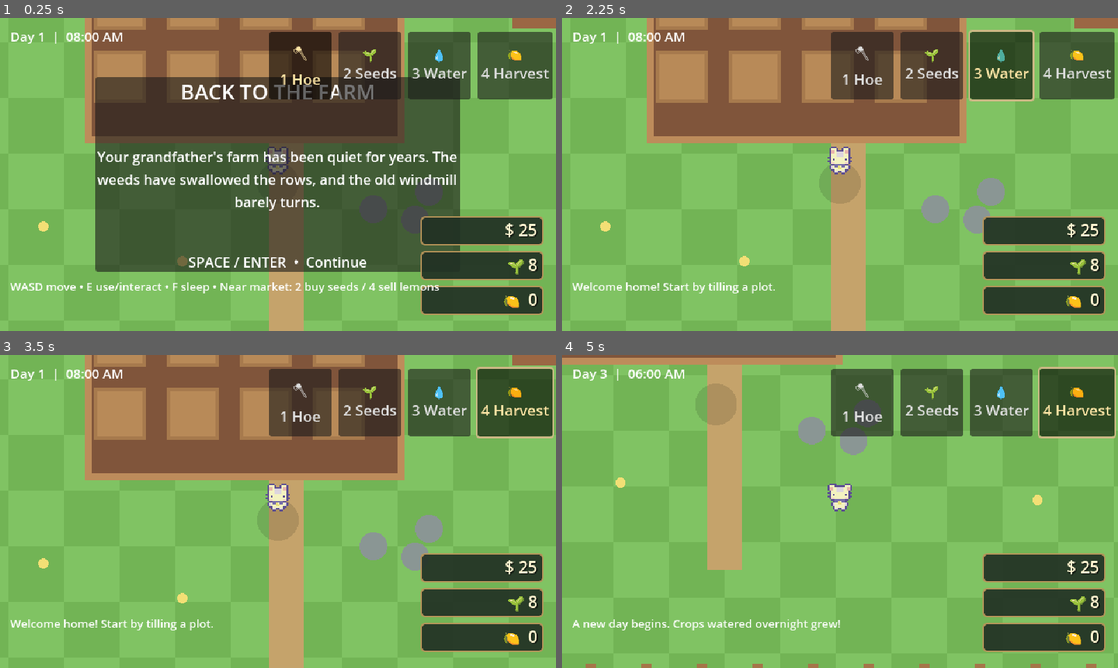
Above: before the commit, frames 1-4 (two rows, left to right).
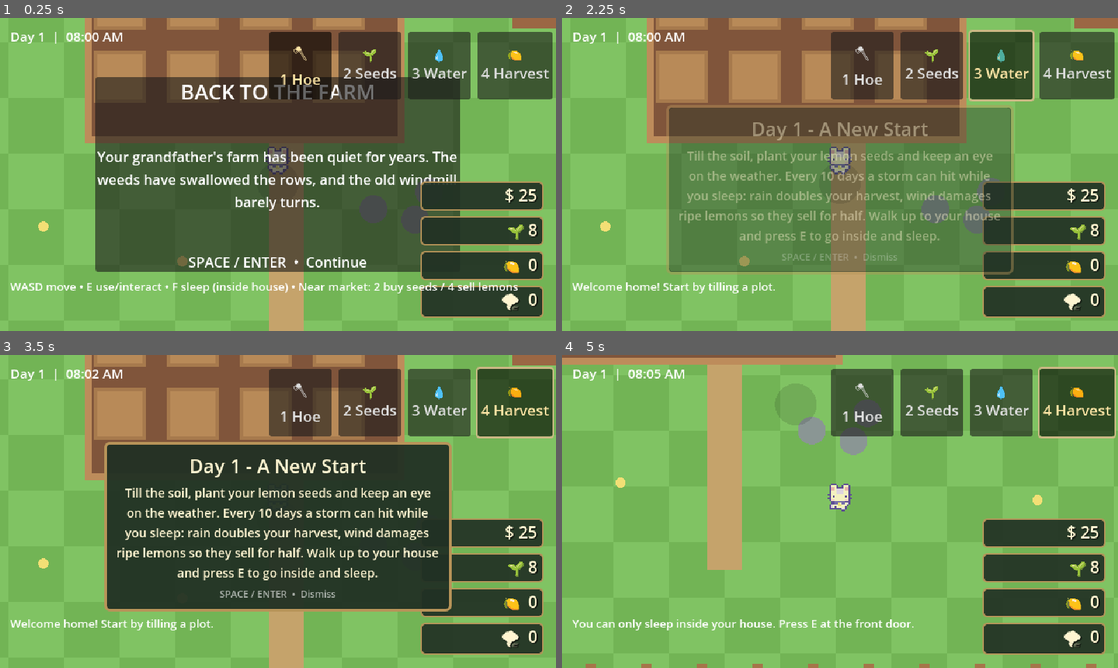
Above: after the commit, the same moments.

Repository: Kermito-dev/BacktoFarming
Game: Godot game, scene res://Scenes/farm/main.tscn
The game is run twice, just before and just after one commit, with the same random seed, the same clock (stepped at 60 frames per second) and the same inputs.
Inputs (mouse positions are in pixels of both pictures, inside the frame that each line leads up to):
- Up to frame 1 (0.25 s): no input
- Up to frame 2 (2.25 s): click "🪓 1 Hoe" at 0.5 s; click "🌱 2 Seeds" at 1.25 s; click "💧 3 Water" at 2 s
- Up to frame 3 (3.5 s): click "🍋 4 Harvest" at 2.75 s
- Up to frame 4 (5 s): tap Enter (ui_accept) at 3.5, 3.77, 4.07, 4.52, 4.55, 4.82 s; move the mouse to (962, 495) at 3.52 s; hold D (walk right) 3.53-4.28 s; hold E (interact) 3.53-4.28 s; click (962, 495) at 3.67 s; tap F (sleep) at 3.8, 4.35 s; move the mouse to (728, 527) at 4.27 s; hold Down (walk down) from 4.28 s (still down); click (728, 527) at 4.42 s

The runs differ from the first frame. In frame 1, 3.5% of the frame differs, in the area x 38-98%, y 52-96%; in frame 2, 34%; in frame 3, 35%, in the area x 16-98%, y 4-96%; in frame 4, 3.8%.

Commit message:
commit

Diff:
--- a/Scenes/characters/playerA/player.tscn
+++ b/Scenes/characters/playerA/player.tscn
@@ -307,8 +307,8 @@
 "texture": SubResource("AtlasTexture_w5o7d")
 }],
 "loop": true,
-"name": &"walk back",
-"speed": 3.0
+"name": &"walk_back",
+"speed": 8.0
 }, {
 "frames": [{
 "duration": 1.0,
@@ -318,8 +318,8 @@
 "texture": SubResource("AtlasTexture_o351n")
 }],
 "loop": true,
-"name": &"walk front",
-"speed": 3.0
+"name": &"walk_front",
+"speed": 8.0
 }, {
 "frames": [{
 "duration": 1.0,
@@ -329,8 +329,8 @@
 "texture": SubResource("AtlasTexture_ghiby")
 }],
 "loop": true,
-"name": &"walk left",
-"speed": 3.0
+"name": &"walk_left",
+"speed": 8.0
 }, {
 "frames": [{
 "duration": 1.0,
@@ -340,8 +340,8 @@
 "texture": SubResource("AtlasTexture_kg67a")
 }],
 "loop": true,
-"name": &"walk right",
-"speed": 3.0
+"name": &"walk_right",
+"speed": 8.0
 }, {
 "frames": [{
 "duration": 1.0,
--- a/Scripts/farm_game.gd
+++ b/Scripts/farm_game.gd
@@ -4,9 +4,24 @@
 const TILE := 32
 const FARM_COLS := 4
 const FARM_ROWS := 3
+const DISASTER_INTERVAL := 10      # a storm can hit every 10th day
+const LEMON_PRICE := 15
+const CLOCK_SPEED := 2.0           # game minutes per real second
+# House (outside): solid building, door is at the bottom centre
+const HOUSE_DOOR := Vector2(143, 146)
+const HOUSE_EXIT_POS := Vector2(143, 174)
+# House (inside)
+const INTERIOR_SPAWN := Vector2(320, 275)
+const BED_POS := Vector2(410, 240)
+const BED_WAKE := Vector2(396, 252)
+const INTERIOR_DOOR := Vector2(320, 316)
 
 var player: CharacterBody2D
 var camera: Camera2D
+var dig_sound := AudioStreamPlayer.new()
+var harvest_sound := AudioStreamPlayer.new()
+var water_sound := AudioStreamPlayer.new()
+var ambient_sound := AudioStreamPlayer.new()
 var crops := {}
 var tilled := {}
 var day := 1
@@ -14,7 +29,19 @@
 var day_seconds := 0.0
 var clock_accumulator := 0.0
 var selected_tool := "Hoe"
-var inventory := {"Seeds": 8, "Lemons": 0, "Coins": 25}
+var inventory := {"Seeds": 8, "Lemons": 0, "Damaged": 0, "Coins": 25}
+var inside := false
+var transitioning := false
+var rain_today := false
+var banner_timer := 0.0
+var banner_panel: PanelContainer
+var banner_title: Label
+var banner_body: Label
+var fade_rect: ColorRect
+var damaged_label: Label
+var pending_banner_title := ""
+var pending_banner_body := ""
+var pending_banner_color := Color(0.72, 0.58, 0.35)
 var intro_step := 0
 var intro_active := true
 var message := ""
@@ -39,6 +66,20 @@
 ]
 
 func _ready() -> void:
+	dig_sound.stream = load("res://Audio/dig.mp3")
+	harvest_sound.stream = load("res://Audio/harvest.mp3")
+	water_sound.stream = load("res://Audio/wateringcan.mp3")
+	add_child(dig_sound)
+	add_child(harvest_sound)
+	add_child(water_sound)
+	# Background nature noise: loops forever, starts immediately.
+	var ambient := load("res://Audio/nature_ambient.mp3") as AudioStreamMP3
+	if ambient:
+		ambient.loop = true
+		ambient_sound.stream = ambient
+		ambient_sound.volume_db = -8.0
+		add_child(ambient_sound)
+		ambient_sound.play()
 	_build_world()
 	_build_ui()
 	_show_intro()
@@ -58,6 +99,15 @@
 	player.add_child(camera)
 	camera.position = Vector2.ZERO
 	camera.enabled = true
+	# Make the house solid so you have to use the door.
+	var house_body := StaticBody2D.new()
+	var house_shape := CollisionShape2D.new()
+	var house_rect := RectangleShape2D.new()
+	house_rect.size = Vector2(157, 98)
+	house_shape.shape = house_rect
+	house_shape.position = Vector2(142.5, 101)
+	house_body.add_child(house_shape)
+	add_child(house_body)
 
 func _build_ui() -> void:
 	canvas = CanvasLayer.new()
@@ -100,6 +150,8 @@
 	root.add_child(hud_label)
 	_build_hotbar(root)
 	_build_inventory_corner(root)
+	_build_banner(root)
+	_build_fade()
 	hint_label = Label.new()
 	hint_label.position = Vector2(12, 300)
 	hint_label.add_theme_font_size_override("font_size", 13)
@@ -107,6 +159,7 @@
 	_update_ui()
 
 func _show_intro() -> void:
+	player.call("set_frozen", true)
 	panel.visible = true
 	_update_story()
 
@@ -122,8 +175,16 @@
 				panel.visible = false
 				message = "Welcome home! Start by tilling a plot."
 				message_timer = 4.0
+				player.call("set_frozen", false)
+				_show_banner("Day 1 - A New Start", "Till the soil, plant your lemon seeds and keep an eye on the weather. Every %d days a storm can hit while you sleep: rain doubles your harvest, wind damages ripe lemons so they sell for half. Walk up to your house and press E to go inside and sleep." % DISASTER_INTERVAL, Color(0.72, 0.58, 0.35))
 			else:
 				_update_story()
+		return
+	if transitioning:
+		return
+	if banner_panel.visible and event.is_action_pressed("ui_accept"):
+		banner_panel.visible = false
+		banner_timer = 0.0
 		return
 	if event.is_action_pressed("tool_hoe"):
 		selected_tool = "Hoe"
@@ -136,16 +197,27 @@
 	elif event.is_action_pressed("interact"):
 		_use_tool()
 	elif event.is_action_pressed("sleep"):
-		_sleep()
+		_try_sleep()
 	_update_ui()
 
 func _process(delta: float) -> void:
 	if intro_active:
 		return
-	day_seconds += delta
-	time_minutes += int(delta * 2.0)
-	if time_minutes >= 24 * 60:
-		_sleep()
+	if not transitioning:
+		day_seconds += delta
+		clock_accumulator += delta * CLOCK_SPEED
+		var whole := int(clock_accumulator)
+		if whole > 0:
+			time_minutes += whole
+			clock_accumulator -= whole
+		if time_minutes >= 24 * 60:
+			_begin_sleep(true)   # collapse at midnight
+	if inside and not transitioning:
+		player.position = player.position.clamp(Vector2(188, 214), Vector2(452, 318))
+	if banner_timer > 0.0:
+		banner_timer -= delta
+		if banner_timer <= 0.0:
+			banner_panel.visible = false
 	crop_timer += delta
 	if crop_timer >= 1.0:
 		crop_timer = 0
@@ -153,12 +225,19 @@
 			if crops[key]["watered"] and crops[key]["stage"] < 3:
 				crops[key]["stage"] += 1
 				crops[key]["watered"] = false
+		queue_redraw()
 		_update_ui()
 	if message_timer > 0:
 		message_timer -= delta
 	_update_ui()
 
 func _use_tool() -> void:
+	if inside:
+		_use_inside()
+		return
+	if _near_house_door():
+		_transition(_enter_house, 0.25)
+		return
 	if _near_market():
 		_handle_market()
 		_update_ui()
@@ -173,6 +252,7 @@
 				_show_message("A crop is growing here!")
 			else:
 				tilled[key] = true
+				dig_sound.play()
 				_show_message("Soil tilled. Switch to Seeds to plant.")
 		"Seeds":
 			if not tilled.has(key):
@@ -182,20 +262,33 @@
 			elif inventory["Seeds"] <= 0:
 				_show_message("Out of lemon seeds! Buy more at the market.")
 			else:
-				crops[key] = {"stage": 0, "watered": false}
+				crops[key] = {"stage": 0, "watered": false, "damaged": false}
 				inventory["Seeds"] -= 1
 				_show_message("Lemon seed planted. Water it!")
 		"Water":
 			if crops.has(key) and crops[key]["stage"] < 3:
 				crops[key]["watered"] = true
+				water_sound.play()
 				_show_message("Watered! It will grow with time.")
 			else:
 				_show_message("Plant a seed first.")
 		"Harvest":
 			if crops.has(key) and crops[key]["stage"] >= 3:
+				var was_damaged: bool = crops[key].get("damaged", false)
+				var amount := 2 if rain_today else 1
 				crops.erase(key)
-				inventory["Lemons"] += 1
-				_show_message("Harvested a lemon! Sell it at the market.")
+				tilled.erase(key)  # harvested square goes back to untilled dirt
+				if was_damaged:
+					inventory["Damaged"] += amount
+				else:
+					inventory["Lemons"] += amount
+				harvest_sound.play()
+				var text := "Harvested %d lemon%s!" % [amount, "s" if amount > 1 else ""]
+				if rain_today:
+					text += " (Rain bonus x2)"
+				if was_damaged:
+					text += " Wind-damaged: sells for half."
+				_show_message(text + " Re-till the soil to plant again.")
 			else:
 				_show_message("This crop isn't ready yet.")
 	_update_ui()
@@ -214,15 +307,61 @@
 				best = key
 	return best if best_dist < 46 else ""
 
-func _sleep() -> void:
+func _sleep(passed_out := false) -> void:
 	day += 1
 	time_minutes = 6 * 60
+	clock_accumulator = 0.0
 	day_seconds = 0
+	rain_today = false
+	# Every DISASTER_INTERVAL days a storm hits in the night: rain or wind.
+	var event := ""
+	if day % DISASTER_INTERVAL == 0:
+		event = "rain" if randi() % 2 == 0 else "wind"
+	if event == "rain":
+		for key in crops.keys():
+			if crops[key]["stage"] < 3:
+				crops[key]["watered"] = true
+		rain_today = true
+	var grew := 0
 	for key in crops.keys():
 		if crops[key]["watered"] and crops[key]["stage"] < 3:
 			crops[key]["stage"] += 1
+			grew += 1
 		crops[key]["watered"] = false
-	_show_message("A new day begins. Crops watered overnight grew!")
+	var hurt := 0
+	if event == "wind":
+		for key in crops.keys():
+			if crops[key]["stage"] >= 3 and not crops[key].get("damaged", false):
+				crops[key]["damaged"] = true
+				hurt += 1
+	# Build the morning banner
+	var title := "Day %d" % day
+	var body := ""
+	var color := Color(0.72, 0.58, 0.35)
+	if passed_out:
+		body += "You collapsed from exhaustion at midnight and woke up in bed. "
+	match event:
+		"rain":
+			title = "Day %d - Heavy Rain!" % day
+			color = Color(0.35, 0.65, 0.9)
+			body += "A storm rolled in while you slept and watered every crop. All lemon harvests are DOUBLED today!"
+		"wind":
+			title = "Day %d - Fierce Wind!" % day
+			color = Color(0.75, 0.38, 0.33)
+			if hurt > 0:
+				body += "Strong winds battered the farm in the night. %d ripe lemon plot%s damaged - those lemons will only sell for half price." % [hurt, "s were" if hurt > 1 else " was"]
+			else:
+				body += "Strong winds howled through the night, but luckily no ripe lemons were on the vines."
+		_:
+			body += "A calm, quiet night."
+	if grew > 0:
+		body += " %d crop%s grew overnight." % [grew, "s" if grew > 1 else ""]
+	elif crops.size() > 0 and event == "":
+		body += " Nothing grew - remember to water your crops before bed."
+	pending_banner_title = title
+	pending_banner_body = body.strip_edges()
+	pending_banner_color = color
+	queue_redraw()
 
 func _show_message(text: String) -> void:
 	message = text
@@ -238,16 +377,26 @@
 	if display_hour == 0:
 		display_hour = 12
 	hud_label.text = "Day %d  |  %02d:%02d %s" % [day, display_hour, mins, suffix]
+	if rain_today:
+		hud_label.text += "  |  RAIN: harvest x2"
 	money_label.text = "$ %d" % inventory["Coins"]
 	seeds_label.text = "🌱 %d" % inventory["Seeds"]
 	lemons_label.text = "🍋  %d" % inventory["Lemons"]
+	damaged_label.text = "🌪  %d" % inventory["Damaged"]
 	for i in range(hotbar_buttons.size()):
 		hotbar_buttons[i].button_pressed = (i == _selected_tool_index())
 		hotbar_buttons[i].modulate = Color(1.0, 0.9, 0.65) if i == _selected_tool_index() else Color.WHITE
-	var default_hint := "WASD move • E use/interact • F sleep • Near market: 2 buy seeds / 4 sell lemons"
+	var default_hint := "WASD move • E use/interact • F sleep (inside house) • Near market: 2 buy seeds / 4 sell lemons"
+	if inside:
+		default_hint = "E at the bed or F: sleep  •  E at the door: leave the house"
+	elif is_instance_valid(player) and _near_house_door():
+		default_hint = "E: enter your house"
 	hint_label.text = message if message_timer > 0 else default_hint
 
 func _draw() -> void:
+	if inside:
+		_draw_interior()
+		return
 	# Warm, cozy farm ground with pixel-art-like patches and paths.
 	draw_rect(Rect2(0, 0, 640, 480), Color("#76b85b"))
 	for y in range(0, 480, 32):
@@ -281,10 +430,13 @@
 				var center := r.position + r.size / 2
 				if stage >= 3:
 					# Ripe lemons: bright yellow fruit and small leaves.
-					draw_circle(center + Vector2(-5, 1), 8, Color("#f5d83f"))
-					draw_circle(center + Vector2(6, -4), 7, Color("#f5d83f"))
-					draw_circle(center + Vector2(-7, -2), 3, Color("#ffe978"))
-					draw_circle(center + Vector2(4, -6), 3, Color("#ffe978"))
+					var hurt_lemons: bool = crops[key].get("damaged", false)
+					var lemon_col := Color("#a38f3a") if hurt_lemons else Color("#f5d83f")
+					var shine_col := Color("#bfae62") if hurt_lemons else Color("#ffe978")
+					draw_circle(center + Vector2(-5, 1), 8, lemon_col)
+					draw_circle(center + Vector2(6, -4), 7, lemon_col)
+					draw_circle(center + Vector2(-7, -2), 3, shine_col)
+					draw_circle(center + Vector2(4, -6), 3, shine_col)
 					draw_line(center + Vector2(0, -8), center + Vector2(5, -13), Color("#3f7735"), 3)
 				else:
 					draw_circle(center + Vector2(-5, 1), 5 + stage * 2, c)
@@ -353,7 +505,7 @@
 	stack.anchor_top = 1.0
 	stack.anchor_bottom = 1.0
 	stack.offset_left = -156
-	stack.offset_top = -132
+	stack.offset_top = -172
 	stack.offset_right = -14
 	stack.offset_bottom = -14
 	stack.add_theme_constant_override("separation", 6)
@@ -361,7 +513,8 @@
 	money_label = _inventory_label("$  0")
 	seeds_label = _inventory_label("🌱  0")
 	lemons_label = _inventory_label("🍋  0")
-	for label in [money_label, seeds_label, lemons_label]:
+	damaged_label = _inventory_label("🌪  0")
+	for label in [money_label, seeds_label, lemons_label, damaged_label]:
 		label.horizontal_alignment = HORIZONTAL_ALIGNMENT_RIGHT
 		label.custom_minimum_size = Vector2(128, 30)
 		label.add_theme_font_size_override("font_size", 19)
@@ -415,13 +568,191 @@
 		else:
 			_show_message("Seeds cost $10 for 5. Not enough money!")
 	elif selected_tool == "Harvest":
-		if inventory["Lemons"] > 0:
-			var quantity: int = inventory["Lemons"]
-			var earnings: int = quantity * 15
+		var normal: int = inventory["Lemons"]
+		var damaged: int = inventory["Damaged"]
+		if normal + damaged > 0:
+			var earnings := int(round(normal * LEMON_PRICE + damaged * LEMON_PRICE * 0.5))
 			inventory["Lemons"] = 0
+			inventory["Damaged"] = 0
 			inventory["Coins"] += earnings
-			_show_message("Sold %d lemons for $%d!" % [quantity, earnings])
+			var sold := "Sold %d lemons for $%d!" % [normal + damaged, earnings]
+			if damaged > 0:
+				sold += " (%d wind-damaged at half price)" % damaged
+			_show_message(sold)
 		else:
 			_show_message("No lemons to sell. Harvest ripe lemon crops first.")
 	else:
 		_show_message("Market: 2 buys seeds ($10 for 5), 4 sells lemons ($15 each).")
+
+
+# ---------------------------------------------------------------- house & sleep
+
+func _near_house_door() -> bool:
+	return player.position.distance_to(HOUSE_DOOR) < 40
+
+func _use_inside() -> void:
+	if player.position.distance_to(BED_POS) < 55:
+		_begin_sleep(false)
+	elif player.position.distance_to(INTERIOR_DOOR) < 36:
+		_transition(_exit_house, 0.25)
+	else:
+		_show_message("E at the bed to sleep, or at the door to leave.")
+
+func _try_sleep() -> void:
+	if not inside:
+		_show_message("You can only sleep inside your house. Press E at the front door.")
+	else:
+		_begin_sleep(false)
+
+func _set_camera_limits(in_house: bool) -> void:
+	if in_house:
+		camera.limit_left = 160
+		camera.limit_top = 140
+		camera.limit_right = 480
+		camera.limit_bottom = 340
+	else:
+		camera.limit_left = 0
+		camera.limit_top = 0
+		camera.limit_right = 640
+		camera.limit_bottom = 480
+
+func _enter_house() -> void:
+	inside = true
+	player.position = INTERIOR_SPAWN
+	_set_camera_limits(true)
+	queue_redraw()
+
+func _exit_house() -> void:
+	inside = false
+	player.position = HOUSE_EXIT_POS
+	_set_camera_limits(false)
+	queue_redraw()
+
+func _begin_sleep(passed_out: bool) -> void:
+	_transition(_do_sleep.bind(passed_out), 0.8, 1.2, _show_pending_banner)
+
+func _do_sleep(passed_out: bool) -> void:
+	if not inside:
+		inside = true
+		_set_camera_limits(true)
+	player.position = BED_WAKE
+	_sleep(passed_out)
+
+func _show_pending_banner() -> void:
+	_show_banner(pending_banner_title, pending_banner_body, pending_banner_color)
+
+# Fade to black, run `mid` while the screen is dark, fade back in, then run `after`.
+func _transition(mid: Callable, fade_time := 0.3, hold := 0.0, after := Callable()) -> void:
+	if transitioning:
+		return
+	transitioning = true
+	player.call("set_frozen", true)
+	var tw := create_tween()
+	tw.tween_property(fade_rect, "color:a", 1.0, fade_time)
+	tw.tween_callback(mid)
+	if hold > 0.0:
+		tw.tween_interval(hold)
+	tw.tween_property(fade_rect, "color:a", 0.0, fade_time)
+	tw.tween_callback(_end_transition.bind(after))
+
+func _end_transition(after: Callable) -> void:
+	transitioning = false
+	if not intro_active:
+		player.call("set_frozen", false)
+	if after.is_valid():
+		after.call()
+
+func _build_fade() -> void:
+	var fade_layer := CanvasLayer.new()
+	fade_layer.layer = 20
+	add_child(fade_layer)
+	fade_rect = ColorRect.new()
+	fade_rect.color = Color(0, 0, 0, 0)
+	fade_rect.mouse_filter = Control.MOUSE_FILTER_IGNORE
+	fade_rect.set_anchors_and_offsets_preset(Control.PRESET_FULL_RECT)
+	fade_layer.add_child(fade_rect)
+
+func _build_banner(root: Control) -> void:
+	banner_panel = PanelContainer.new()
+	banner_panel.visible = false
+	banner_panel.mouse_filter = Control.MOUSE_FILTER_IGNORE
+	banner_panel.anchor_left = 0.5
+	banner_panel.anchor_right = 0.5
+	banner_panel.anchor_top = 0.0
+	banner_panel.anchor_bottom = 0.0
+	banner_panel.offset_left = -200
+	banner_panel.offset_right = 200
+	banner_panel.offset_top = 100
+	banner_panel.offset_bottom = 100
+	banner_panel.grow_vertical = Control.GROW_DIRECTION_END
+	root.add_child(banner_panel)
+	var box := VBoxContainer.new()
+	box.add_theme_constant_override("separation", 6)
+	banner_panel.add_child(box)
+	banner_title = Label.new()
+	banner_title.horizontal_alignment = HORIZONTAL_ALIGNMENT_CENTER
+	banner_title.add_theme_font_size_override("font_size", 22)
+	banner_title.add_theme_color_override("font_color", Color(1.0, 0.96, 0.82))
+	box.add_child(banner_title)
+	banner_body = Label.new()
+	banner_body.autowrap_mode = TextServer.AUTOWRAP_WORD
+	banner_body.horizontal_alignment = HORIZONTAL_ALIGNMENT_CENTER
+	banner_body.custom_minimum_size = Vector2(370, 0)
+	banner_body.add_theme_font_size_override("font_size", 14)
+	banner_body.add_theme_color_override("font_color", Color(1.0, 0.96, 0.82))
+	box.add_child(banner_body)
+	var hint := Label.new()
+	hint.text = "SPACE / ENTER  •  Dismiss"
+	hint.horizontal_alignment = HORIZONTAL_ALIGNMENT_CENTER
+	hint.add_theme_font_size_override("font_size", 11)
+	hint.modulate = Color(1, 1, 1, 0.6)
+	box.add_child(hint)
+
+func _show_banner(title: String, body: String, accent: Color) -> void:
+	banner_title.text = title
+	banner_body.text = body
+	var style := StyleBoxFlat.new()
+	style.bg_color = Color(0.13, 0.19, 0.14, 0.95)
+	style.border_color = accent
+	style.set_border_width_all(3)
+	style.set_corner_radius_all(6)
+	style.set_content_margin_all(12)
+	banner_panel.add_theme_stylebox_override("panel", style)
+	banner_panel.modulate.a = 0.0
+	banner_panel.visible = true
+	create_tween().tween_property(banner_panel, "modulate:a", 1.0, 0.5)
+	banner_timer = 10.0
+
+func _draw_interior() -> void:
+	draw_rect(Rect2(0, 0, 640, 480), Color("#2b1d14"))
+	# walls + frame
+	draw_rect(Rect2(164, 134, 312, 202), Color("#8e6a46"))
+	draw_rect(Rect2(170, 140, 300, 62), Color("#e0cba2"))
+	draw_rect(Rect2(170, 196, 300, 6), Color("#8e6a46"))
+	# wooden floor
+	draw_rect(Rect2(170, 202, 300, 128), Color("#b07a4a"))
+	for y in range(218, 330, 16):
+		draw_line(Vector2(170, y), Vector2(470, y), Color("#9a6a3e"), 1.0)
+	# window
+	draw_rect(Rect2(226, 150, 48, 36), Color("#6b4a2f"))
+	draw_rect(Rect2(230, 154, 40, 28), Color("#9fd3e6"))
+	draw_line(Vector2(250, 154), Vector2(250, 182), Color("#6b4a2f"), 2.0)
+	draw_line(Vector2(230, 168), Vector2(270, 168), Color("#6b4a2f"), 2.0)
+	# rug
+	draw_rect(Rect2(250, 252, 110, 52), Color("#4d6f96"))
+	draw_rect(Rect2(256, 258, 98, 40), Color("#7aa0c8"))
+	# table with lemons
+	draw_rect(Rect2(184, 204, 44, 26), Color("#7a5038"))
+	draw_circle(Vector2(198, 206), 5, Color("#f5d83f"))
+	draw_circle(Vector2(210, 207), 5, Color("#f5d83f"))
+	# bed
+	draw_rect(Rect2(376, 164, 68, 62), Color("#6b4a2f"))
+	draw_rect(Rect2(381, 170, 58, 50), Color("#efe7d2"))
+	draw_rect(Rect2(381, 190, 58, 30), Color("#c75a54"))
+	draw_rect(Rect2(386, 173, 48, 15), Color("#fffaf0"))
+	# door + mat
+	draw_rect(Rect2(298, 326, 44, 10), Color("#7a5038"))
+	draw_rect(Rect2(300, 310, 40, 12), Color("#8e493c"))
+	# shadow under the player
+	if player:
+		draw_circle(player.position + Vector2(0, 5), 12, Color(0, 0, 0, 0.12))
--- a/Scripts/player_controller.gd
+++ b/Scripts/player_controller.gd
@@ -3,28 +3,53 @@
 @export var speed := 95.0
 @onready var sprite: AnimatedSprite2D = $AnimatedSprite2D
 
+var facing := Vector2.DOWN
+var walk_sound := AudioStreamPlayer.new()
+var frozen := false
+
+# Called by farm_game.gd (intro, fades, sleeping) to stop the player moving.
+func set_frozen(value: bool) -> void:
+	frozen = value
+	if frozen:
+		velocity = Vector2.ZERO
+		walk_sound.stop()
+		if sprite:
+			_play_idle()
+
 func _ready() -> void:
+	# The old state machine is not used by this controller.
 	var state_machine = get_node_or_null("statemachine")
 	if state_machine:
 		state_machine.queue_free()
-var facing := Vector2.DOWN
+	# Footstep loop: plays only while the player is moving.
+	var stream := load("res://Audio/walking.mp3") as AudioStreamMP3
+	if stream:
+		stream.loop = true
+		walk_sound.stream = stream
+	add_child(walk_sound)
 
 func _physics_process(_delta: float) -> void:
+	if frozen:
+		return
 	var input_dir := Input.get_vector("walk left", "walk right", "walk up", "walk down")
 	if input_dir.length() > 0.0:
 		facing = input_dir.normalized()
 		velocity = input_dir.normalized() * speed
 		move_and_slide()
 		_play_walk()
+		if walk_sound.stream and not walk_sound.playing:
+			walk_sound.play()
 	else:
 		velocity = Vector2.ZERO
 		_play_idle()
+		if walk_sound.playing:
+			walk_sound.stop()
 
 func _play_walk() -> void:
 	if abs(facing.x) > abs(facing.y):
 		sprite.play("walk_right" if facing.x > 0 else "walk_left")
 	else:
-		sprite.play("walk_front" if facing.y > 0 else "walk back")
+		sprite.play("walk_front" if facing.y > 0 else "walk_back")
 
 func _play_idle() -> void:
 	if abs(facing.x) > abs(facing.y):
Not shown, added: Audio/dig.mp3.import
Not shown, added: Audio/harvest.mp3.import
Not shown, added: Audio/nature_ambient.mp3.import
Not shown, added: Audio/walking.mp3.import
Not shown, added: Audio/wateringcan.mp3.import
Not shown, added: Audio/dig.mp3
Not shown, added: Audio/harvest.mp3
Not shown, added: Audio/nature_ambient.mp3
Not shown, added: Audio/walking.mp3
Not shown, added: Audio/wateringcan.mp3
